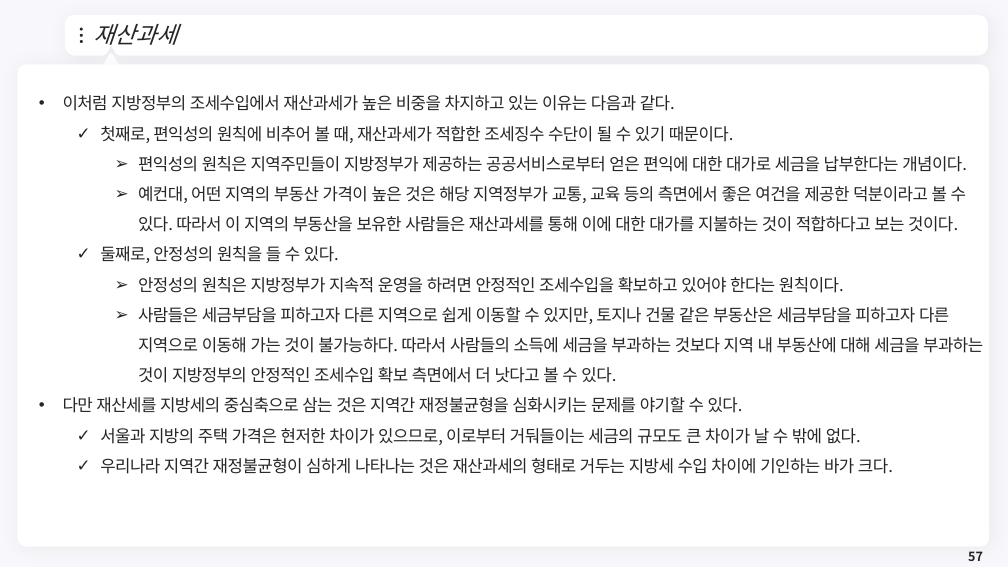
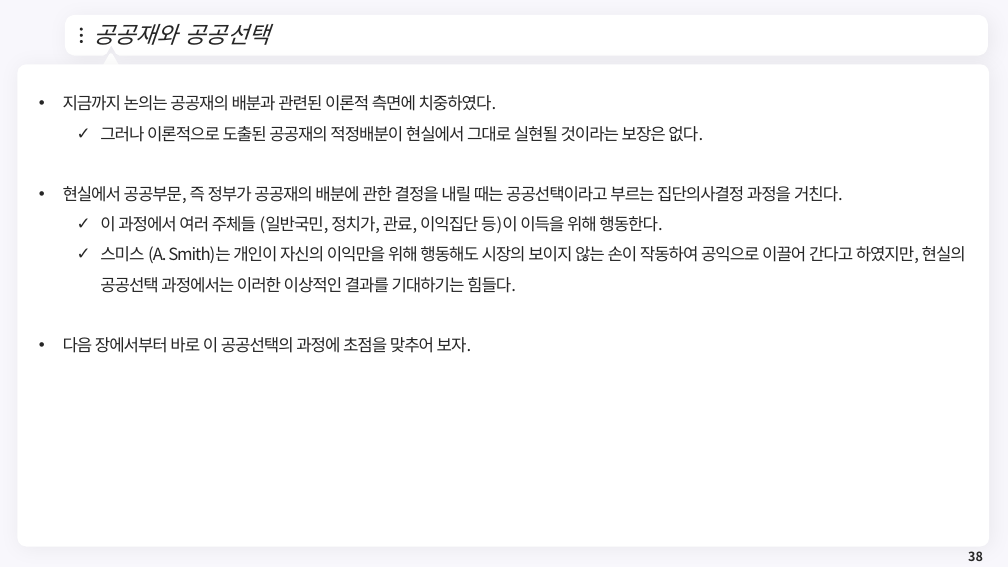
Before and after one commit to meandthey/Teaching, a slide deck: slide 38 of 재정학/01_Lectures/재정학_Chapter_4.pptx (slide 57 before the commit). Drawn at 1008x567 pixels with LibreOffice and Linux fonts; fonts in the diff are those of the drawing; background and template pictures are left out. Boxes give left, top, right and bottom in pixels: in the first picture for what was removed or moved away, otherwise in the second. Text is boxed around its words. In the diff, an @@ line names an element or a change of style, - is before the commit and + after.

```diff
--- a/재정학/01_Lectures/재정학_Chapter_4.pptx
+++ b/재정학/01_Lectures/재정학_Chapter_4.pptx
@@ title at (93,24,270,45): text changed @@
-재산과세
+공공재와 공공선택
@@ text removed at (63,95,983,474) @@
-• 이처럼 지방정부의 조세수입에서 재산과세가 높은 비중을 차지하고 있는 이유는 다음과 같다.
-  ✓ 첫째로, 편익성의 원칙에 비추어 볼 때, 재산과세가 적합한 조세징수 수단이 될 수 있기 때문이다.
-    ➢ 편익성의 원칙은 지역주민들이 지방정부가 제공하는 공공서비스로부터 얻은 편익에 대한 대가로 세금을 납부한다는 개념이다.
-    ➢ 예컨대, 어떤 지역의 부동산 가격이 높은 것은 해당 지역정부가 교통, 교육 등의 측면에서 좋은 여건을 제공한 덕분이라고 볼 수 있다. 따라서 이 지역의 부동산을 보유한 사람들은 재산과세를 통해 이에 대한 대가를 지불하는 것이 적합하다고 보는 것이다.
-  ✓ 둘째로, 안정성의 원칙을 들 수 있다.
-    ➢ 안정성의 원칙은 지방정부가 지속적 운영을 하려면 안정적인 조세수입을 확보하고 있어야 한다는 원칙이다.
-    ➢ 사람들은 세금부담을 피하고자 다른 지역으로 쉽게 이동할 수 있지만, 토지나 건물 같은 부동산은 세금부담을 피하고자 다른 지역으로 이동해 가는 것이 불가능하다. 따라서 사람들의 소득에 세금을 부과하는 것보다 지역 내 부동산에 대해 세금을 부과하는 것이 지방정부의 안정적인 조세수입 확보 측면에서 더 낫다고 볼 수 있다.
-• 다만 재산세를 지방세의 중심축으로 삼는 것은 지역간 재정불균형을 심화시키는 문제를 야기할 수 있다.
-  ✓ 서울과 지방의 주택 가격은 현저한 차이가 있으므로, 이로부터 거둬들이는 세금의 규모도 큰 차이가 날 수 밖에 없다.
-  ✓ 우리나라 지역간 재정불균형이 심하게 나타나는 것은 재산과세의 형태로 거두는 지방세 수입 차이에 기인하는 바가 크다.
@@ text added at (63,95,966,353), 16 pt, text #262626 @@
+• 지금까지 논의는 공공재의 배분과 관련된 이론적 측면에 치중하였다.
+  ✓ 그러나 이론적으로 도출된 공공재의 적정배분이 현실에서 그대로 실현될 것이라는 보장은 없다.
+• 현실에서 공공부문, 즉 정부가 공공재의 배분에 관한 결정을 내릴 때는 공공선택이라고 부르는 집단의사결정 과정을 거친다.
+  ✓ 이 과정에서 여러 주체들 (일반국민, 정치가, 관료, 이익집단 등)이 이득을 위해 행동한다.
+  ✓ 스미스 (A. Smith)는 개인이 자신의 이익만을 위해 행동해도 시장의 보이지 않는 손이 작동하여 공익으로 이끌어 간다고 하였지만, 현실의 공공선택 과정에서는 이러한 이상적인 결과를 기대하기는 힘들다.
+• 다음 장에서부터 바로 이 공공선택의 과정에 초점을 맞추어 보자.
@@ page number at (968,551,983,561): text changed @@
-57
+38
```
Also in this commit, not shown: 2 other slides changed, 28 slides removed, 2 other files.
